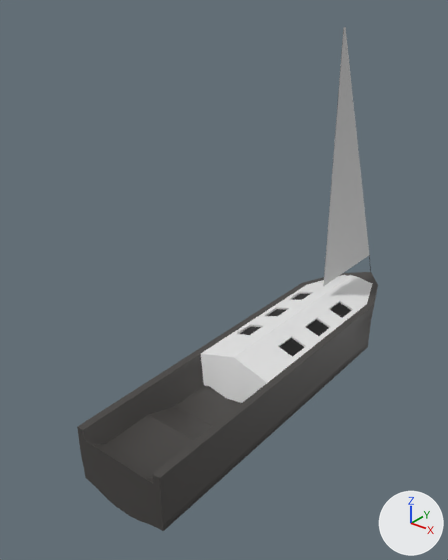
Two versions of the glTF model assets/kuba_boat_base.glb, one commit apart.
Camera for both pictures: a camera (50 mm lens) standing at (7.59, -14.0, 9.33) and looking at (-0.62, -3.73, 2.96). The lights are fixed; the arrows at lower right show +X, +Y and +Z. The picture after the commit comes second. Where no turn or scale is listed for an object, it has been applied to the vertices. Vertices at exactly the same position are counted once.

The older version as bpy lines, for what is in view:
```python
mat_void = principled_material('void')
mat_void.base_color = (0.0, 0.0, 0.0)  # black #000000
me_cube = bpy.data.meshes.new('Cube')
me_cube.from_pydata(...)  # 377 vertices, 750 faces; spans x -1.18..1.18, y -8.88..2.02, z -1.0..1.0
# faces by material slot: [157, 593]
me_cube.materials.append(mat_light_hull)  # white #e7e7e7
me_cube.materials.append(mat_dark_hull)  # dark grey #454341
me_cube_003 = bpy.data.meshes.new('Cube.003')
me_cube_003.from_pydata(...)  # 101 vertices, 176 faces; spans x -1.0..1.0, y -5.41..1.15, z 0.26..1.27
# faces by material slot: [164, 12]
me_cube_003.materials.append(mat_white_plastic)  # white #e7e7e7
me_cube_003.materials.append(mat_void)  # black #000000
me_cylinder_002 = bpy.data.meshes.new('Cylinder.002')
me_cylinder_002.from_pydata(...)  # 8 vertices, 10 faces; spans x -0.057..-0.041, y 2.761..3.015, z -0.165..0.527
me_cylinder_002.materials.append(mat_void)  # black #000000
me_cylinder_005 = bpy.data.meshes.new('Cylinder.005')
me_cylinder_005.from_pydata([(0.0, 2.77, 0.52), (0.01, 2.77, 0.52), (0.02, -0.03, 0.52), (0.01, -0.03, 0.52), (0.0, 0.07, 7.25), (0.01, -0.03, 7.25), (0.01, 0.07, 7.25), (0.02, -0.03, 7.25)], [], [(1, 0, 4), (1, 4, 6), (2, 1, 6), (2, 6, 7), (0, 3, 5), (0, 5, 4), (3, 0, 1), (3, 1, 2)])
me_cylinder_005.materials.append(mat_white_sail)  # light grey #c9c9c9
ob_dach = bpy.data.objects.new('Dach', me_cube_003)
ob_dach.location = (0.0, 0.99, 0.0)
ob_maszt_002 = bpy.data.objects.new('Maszt.002', me_cylinder_002)
ob_maszt_002.location = (0.06, -0.03, 1.06)
ob_maszt_005 = bpy.data.objects.new('Maszt.005', me_cylinder_005)
ob_maszt_005.location = (0.0, -0.03, 1.06)
ob_pokład = bpy.data.objects.new('Pokład', me_cube)
ob_pokład.location = (0.0, 0.99, 0.0)
```
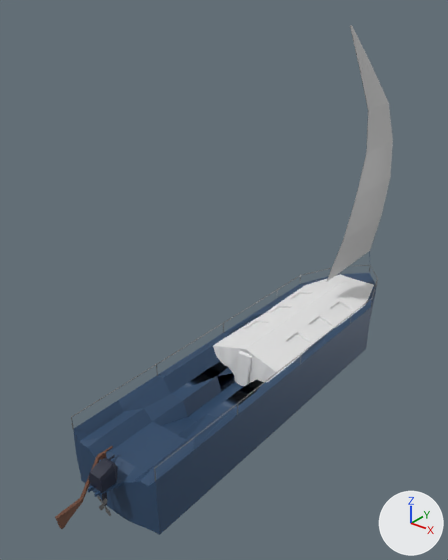
Where the newer file only moved an object's origin or applied its transform, the numbers keep the older frame.

Pixel boxes (x1, y1, x2, y2) of what changed, in the pictures (448 x 560 px; the box of a moved part takes in the faces that stretch with it):
'Pokład', recoloured, reshaped, moved (dark grey to dark blue): before (77, 272, 378, 531); after (73, 273, 376, 535)
'Maszt.005', reshaped (45% wider): before (323, 27, 369, 286); after (326, 25, 393, 282)
'Dach', recoloured, reshaped, moved, rescaled (6% narrower, 12% shorter): before (201, 275, 373, 403); after (213, 274, 374, 386)
'Silnik', added: after (89, 455, 118, 506)
'Relingi', added: after (71, 265, 378, 482)
'ster', added: after (55, 446, 113, 529)
'Wirnik', added: after (97, 496, 111, 516)
part 2 of me_cube, moved or reshaped: before (77, 272, 378, 494); after (73, 273, 376, 497)
part 3 of me_cube, recoloured (dark grey to dark blue): (81, 284, 373, 531) in both
part 4 of me_cube_003, cut back: before (205, 354, 263, 403); after (217, 339, 275, 386)
part 5 of me_cube_003, moved or reshaped: before (285, 275, 373, 319); after (288, 274, 374, 316)
part 6 of me_cube_003, recoloured: before (240, 293, 352, 357); after (247, 294, 351, 351)

Edits to the bpy script that builds the scene:
```text
Change mat_void:
    mat_void.base_color: (0.0, 0.0, 0.0) -> (0.0253, 0.0664, 0.141)  # black #000000 -> dark blue #2c4969
Change me_cube:
    remove me_cube.from_pydata(...)  # 377 vertices, 750 faces; spans x -1.18..1.18, y -8.88..2.02, z -1.0..1.0
    add me_cube.from_pydata(...)  # 483 vertices, 978 faces; spans x -1.18..1.18, y -9.46..2.02, z -1.99..1.03
    me_cube part 2: 169 vertices moved from x -1.18..1.18, y -8.88..2.02, z -1.0..1.0 to x -1.18..1.18, y -8.89..2.02, z -1.0..0.79; 74 vertices removed from x -1.17..1.18, y -8.88..2.02, z -1.0..1.0; 180 vertices added at x -1.18..1.18, y -9.46..1.79, z -1.99..1.03
    me_cube part 3: 398 faces spanning x -1.18..1.18, y -8.89..1.15, z -0.58..1.01 switch from mat_dark_hull (dark grey #454341) to mat_void (dark blue #2c4969)
Change me_cube_003:
    remove me_cube_003.from_pydata(...)  # 101 vertices, 176 faces; spans x -1.0..1.0, y -5.41..1.15, z 0.26..1.27
    remove me_cube_003.materials.append(mat_white_plastic)  # white #e7e7e7
    add me_cube_003.from_pydata(...)  # 121 vertices, 212 faces; spans x -1.0..1.0, y -5.35..1.32, z 0.26..1.27
    me_cube_003 part 4: 3 vertices removed from x -0.3..0.3, y -5.41..-5.37, z 0.26..0.27; 26 vertices added at x -0.75..0.75, y -5.34..-5.09, z 0.26..1.21
    me_cube_003 part 5: 4 vertices moved from x -1.0..1.0, y -0.24..1.15, z 0.97..1.0 to x -1.0..1.0, y -0.24..1.32, z 0.98..1.01; 8 vertices removed from x -0.36..0.36, y 0.75..1.15, z 0.97..1.23; 5 vertices added at x -0.58..0.41, y 1.29..1.32, z 0.98
    me_cube_003 part 6: 12 faces spanning x -0.86..0.86, y -3.9..-0.8, z 0.97..1.1 switch from mat_void (black #000000) to mat_light_hull (white #e7e7e7)
Change me_cylinder_005:
    remove me_cylinder_005.from_pydata(...)  # 8 vertices, 8 faces; spans x 0.0..0.02, y -0.03..2.77, z 0.52..7.25
    add me_cylinder_005.from_pydata(...)  # 163 vertices, 288 faces; spans x 0.01..0.78, y -0.03..2.75, z 0.68..7.29
    me_cylinder_005 part 1: 8 vertices removed from x 0.0..0.02, y -0.03..2.77, z 0.52..7.25; 163 vertices added at x 0.01..0.78, y -0.03..2.75, z 0.68..7.29
Change ob_pokład:
    ob_pokład.location: (0.0, 0.99, 0.0) -> (0.0, 0.88, 0.0)
Change ob_dach:
    ob_dach.location: (0.0, 0.99, 0.0) -> (0.0, 0.88, 0.0)
    ob_dach.scale: (1.0, 1.0, 1.0) -> (1.0, 0.89, 1.0)
Add ob_relingi:
    ob_relingi = bpy.data.objects.new('Relingi', me_pokład_001)  # 444 vertices, 600 faces; spans x -1.19..1.19, y -8.89..2.03, z 0.9..1.32; in mat_material_003 (grey #999999)
    ob_relingi.location = (0.0, 0.88, 0.0)
Add ob_wirnik:
    ob_wirnik = bpy.data.objects.new('Wirnik', me_cylinder_004)  # 192 vertices, 384 faces; spans x -0.236..0.236, y -0.039..0.039, z -0.237..0.238; in mat_material_003 (grey #999999)
    ob_wirnik.location = (0.0, -8.34, -0.05)
Add ob_silnik:
    ob_silnik = bpy.data.objects.new('Silnik', me_cube_004)  # 130 vertices, 256 faces; spans x -0.199..0.175, y -0.175..0.462, z -0.74..0.271; in mat_material_002 (dark blue #1a2035)
    ob_silnik.location = (0.0, -8.29, 0.63)
Add ob_ster:
    ob_ster = bpy.data.objects.new('ster', me_cube_002)  # 46 vertices, 88 faces; spans x -0.05..0.09, y -1.25..0.25, z -0.75..0.38; in mat_wood (brown #6a4432)
    ob_ster.location = (-0.33, -7.96, 0.44)
```
